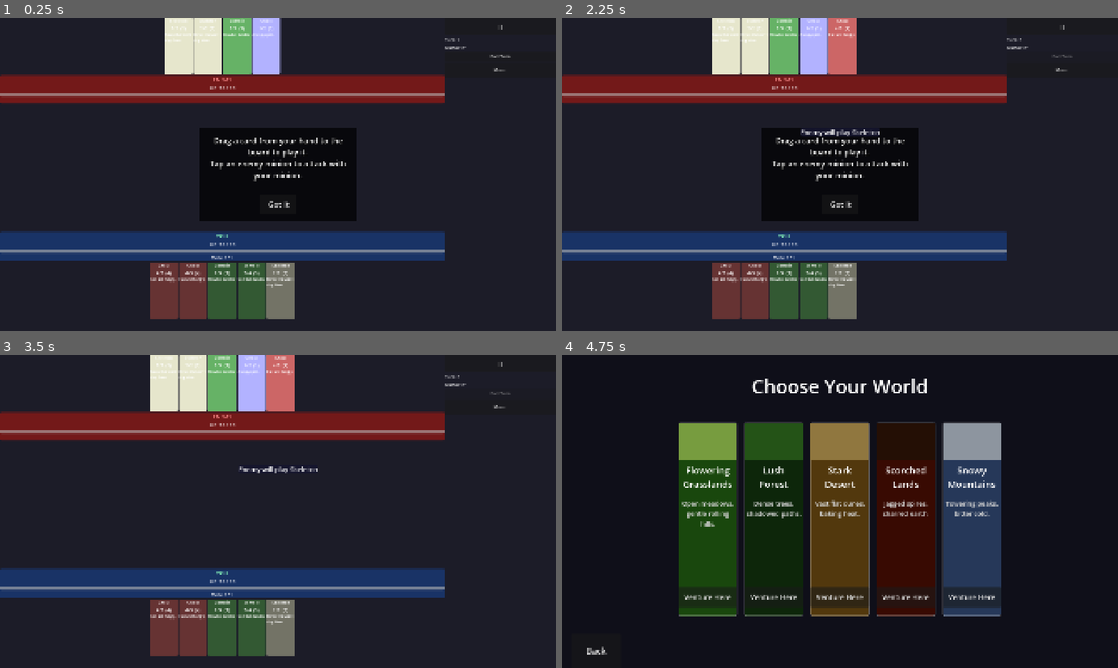
Above: before the commit, frames 1-4 (two rows, left to right).
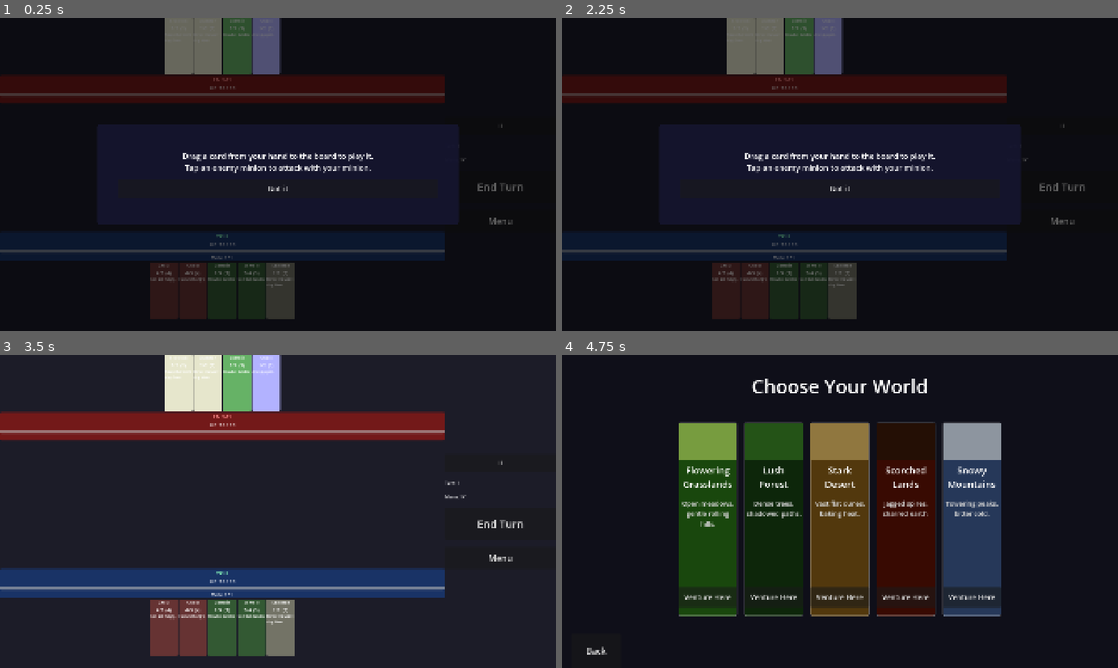
Above: after the commit, the same moments.

Repository: ChrisPauly97/pear-pudding-godot
Game: Godot game, scene res://scenes/battle/BattleScene.tscn
Two runs of this game, one before a commit and one after it. Both use one fixed random seed, a clock stepped at 60 frames per second and the inputs below. This scene is started directly instead of the project's main scene. Sound files missing from this copy of the repository are replaced by a short silence.
Inputs (mouse positions are in pixels of both pictures, inside the frame that each line leads up to):
- Up to frame 1 (0.25 s): no input
- Up to frame 2 (2.25 s): click "II" at 0.5 s; click (840, 158) at 1.25 s, where only the run before the commit has a clickable "Resume"; click "End Turn" at 2 s
- Up to frame 3 (3.5 s): click "Got it" at 2.75 s
- Up to frame 4 (4.75 s): click "Menu" at 3.5 s; click "New Game" at 4.25 s

The runs differ from the first frame. In frame 1, 34% of the frame differs, in the area x 0-100%, y 0-97%; in frame 2, 35%; in frame 3, 3.2%; in frame 4, nothing differs.

Commit message:
Fix battle button blocking and reposition/resize side panel buttons
Tutorial overlay: replace freeform ColorRect (which leaked MOUSE_FILTER_STOP
into the SidePanel area) with a CanvasLayer(150) full-screen backdrop + panel.
This prevents the tutorial from swallowing clicks on End Turn / Menu.

Button layout: set SidePanel VBoxContainer alignment=CENTER so End Turn and
Menu are vertically centred on the right edge rather than pinned to the top.
Made both buttons larger (End Turn: 16%x10% vh, Menu: 14%x7% vh) for easier
mobile tapping. Added 2.5% vh separation between side panel items.

Removed redundant _apply_menu_btn_size() — sizing now lives in _apply_ui_sizes().

https://claude.ai/code/session_01C9Jshuakd7wgK73CQrLAnN

Diff:
--- a/scenes/battle/BattleScene.gd
+++ b/scenes/battle/BattleScene.gd
@@ -56,7 +56,7 @@
 var _intent_panel: Control = null
 
 # First-battle tutorial overlay
-var _tutorial_overlay: Control = null
+var _tutorial_overlay: Node = null
 var _tutorial_timer: float = 0.0
 const TUTORIAL_DURATION: float = 8.0
 
@@ -117,7 +117,6 @@
 	_end_turn_btn.pressed.connect(_on_end_turn)
 	_menu_btn.pressed.connect(func() -> void: SceneManager.go_to_menu())
 	_enemy_hero_view.gui_input.connect(_on_enemy_hero_input)
-	_apply_menu_btn_size()
 	_add_pause_button()
 	_add_hero_power_button()
 	GameBus.turn_ended.connect(_on_turn_ended)
@@ -182,9 +181,6 @@
 			"passive_draw":
 				player.bonus_draw += skill.effect_value
 
-func _apply_menu_btn_size() -> void:
-	_menu_btn.custom_minimum_size = Vector2(_vh * 0.12, _vh * 0.05)
-
 func _apply_ui_sizes() -> void:
 	var hero_h: float = _vh * 0.09
 	var board_h: float = _vh * 0.18
@@ -194,6 +190,12 @@
 	_player_board_view.custom_minimum_size = Vector2(0, board_h)
 	_player_hero_view.custom_minimum_size  = Vector2(0, hero_h)
 	_player_hand_view.custom_minimum_size  = Vector2(0, board_h)
+	# Side panel buttons — large, easy to tap on mobile
+	_end_turn_btn.custom_minimum_size = Vector2(_vh * 0.16, _vh * 0.10)
+	_end_turn_btn.add_theme_font_size_override("font_size", int(_vh * 0.035))
+	_menu_btn.custom_minimum_size = Vector2(_vh * 0.14, _vh * 0.07)
+	_menu_btn.add_theme_font_size_override("font_size", int(_vh * 0.028))
+	($SidePanel as VBoxContainer).add_theme_constant_override("separation", int(_vh * 0.025))
 
 # -------------------------------------------------------------------------
 # First-battle tutorial overlay
@@ -216,14 +218,45 @@
 func _show_battle_tutorial() -> void:
 	var vp: Vector2 = get_viewport().get_visible_rect().size
 	var font_size: int = int(_vh * 0.025)
-	var panel_w: float = _vh * 0.5
-	var panel_h: float = _vh * 0.3
-
-	var overlay := ColorRect.new()
-	overlay.color = Color(0.0, 0.0, 0.0, 0.7)
-	overlay.size = Vector2(panel_w, panel_h)
-	overlay.position = Vector2((vp.x - panel_w) * 0.5, (vp.y - panel_h) * 0.5)
-	overlay.mouse_filter = Control.MOUSE_FILTER_STOP
+	var panel_w: float = vp.x * 0.65
+	var panel_h: float = _vh * 0.32
+
+	var layer := CanvasLayer.new()
+	layer.layer = 150
+	add_child(layer)
+
+	var backdrop := ColorRect.new()
+	backdrop.color = Color(0.0, 0.0, 0.0, 0.55)
+	backdrop.set_anchors_preset(Control.PRESET_FULL_RECT)
+	backdrop.mouse_filter = Control.MOUSE_FILTER_STOP
+	layer.add_child(backdrop)
+
+	var panel := PanelContainer.new()
+	var style := StyleBoxFlat.new()
+	style.bg_color = Color(0.08, 0.08, 0.18, 0.95)
+	style.corner_radius_top_left = 10
+	style.corner_radius_top_right = 10
+	style.corner_radius_bottom_left = 10
+	style.corner_radius_bottom_right = 10
+	panel.add_theme_stylebox_override("panel", style)
+	panel.custom_minimum_size = Vector2(panel_w, panel_h)
+	panel.size = Vector2(panel_w, panel_h)
+	panel.position = Vector2((vp.x - panel_w) * 0.5, (vp.y - panel_h) * 0.5)
+	panel.mouse_filter = Control.MOUSE_FILTER_STOP
+	layer.add_child(panel)
+
+	var margin := MarginContainer.new()
+	margin.add_theme_constant_override("margin_left",   int(panel_w * 0.06))
+	margin.add_theme_constant_override("margin_right",  int(panel_w * 0.06))
+	margin.add_theme_constant_override("margin_top",    int(panel_h * 0.08))
+	margin.add_theme_constant_override("margin_bottom", int(panel_h * 0.08))
+	margin.set_anchors_preset(Control.PRESET_FULL_RECT)
+	panel.add_child(margin)
+
+	var vbox := VBoxContainer.new()
+	vbox.alignment = BoxContainer.ALIGNMENT_CENTER
+	vbox.add_theme_constant_override("separation", int(_vh * 0.02))
+	margin.add_child(vbox)
 
 	var label := Label.new()
 	label.text = "Drag a card from your hand to the board to play it.\nTap an enemy minion to attack with your minion."
@@ -231,24 +264,16 @@
 	label.autowrap_mode = TextServer.AUTOWRAP_WORD_SMART
 	label.add_theme_font_size_override("font_size", font_size)
 	label.add_theme_color_override("font_color", Color.WHITE)
-	label.add_theme_color_override("font_shadow_color", Color.BLACK)
-	label.add_theme_constant_override("shadow_offset_x", 2)
-	label.add_theme_constant_override("shadow_offset_y", 2)
-	label.size = Vector2(panel_w * 0.9, panel_h * 0.6)
-	label.position = Vector2(panel_w * 0.05, panel_h * 0.08)
-	overlay.add_child(label)
+	vbox.add_child(label)
 
 	var btn := Button.new()
 	btn.text = "Got it"
-	btn.custom_minimum_size = Vector2(_vh * 0.12, _vh * 0.06)
-	btn.position = Vector2((panel_w - _vh * 0.12) * 0.5, panel_h * 0.72)
+	btn.custom_minimum_size = Vector2(_vh * 0.14, _vh * 0.06)
 	btn.add_theme_font_size_override("font_size", font_size)
 	btn.pressed.connect(_dismiss_battle_tutorial)
-	overlay.add_child(btn)
-
-	add_child(overlay)
-	move_child(overlay, get_child_count() - 1)
-	_tutorial_overlay = overlay
+	vbox.add_child(btn)
+
+	_tutorial_overlay = layer
 	_tutorial_timer = TUTORIAL_DURATION
 
 func _dismiss_battle_tutorial() -> void:
--- a/scenes/battle/BattleScene.tscn
+++ b/scenes/battle/BattleScene.tscn
@@ -70,6 +70,7 @@
 anchor_top = 0.0
 anchor_right = 1.0
 anchor_bottom = 1.0
+alignment = 1
 
 [node name="TurnLabel" type="Label" parent="SidePanel"]
 layout_mode = 2
